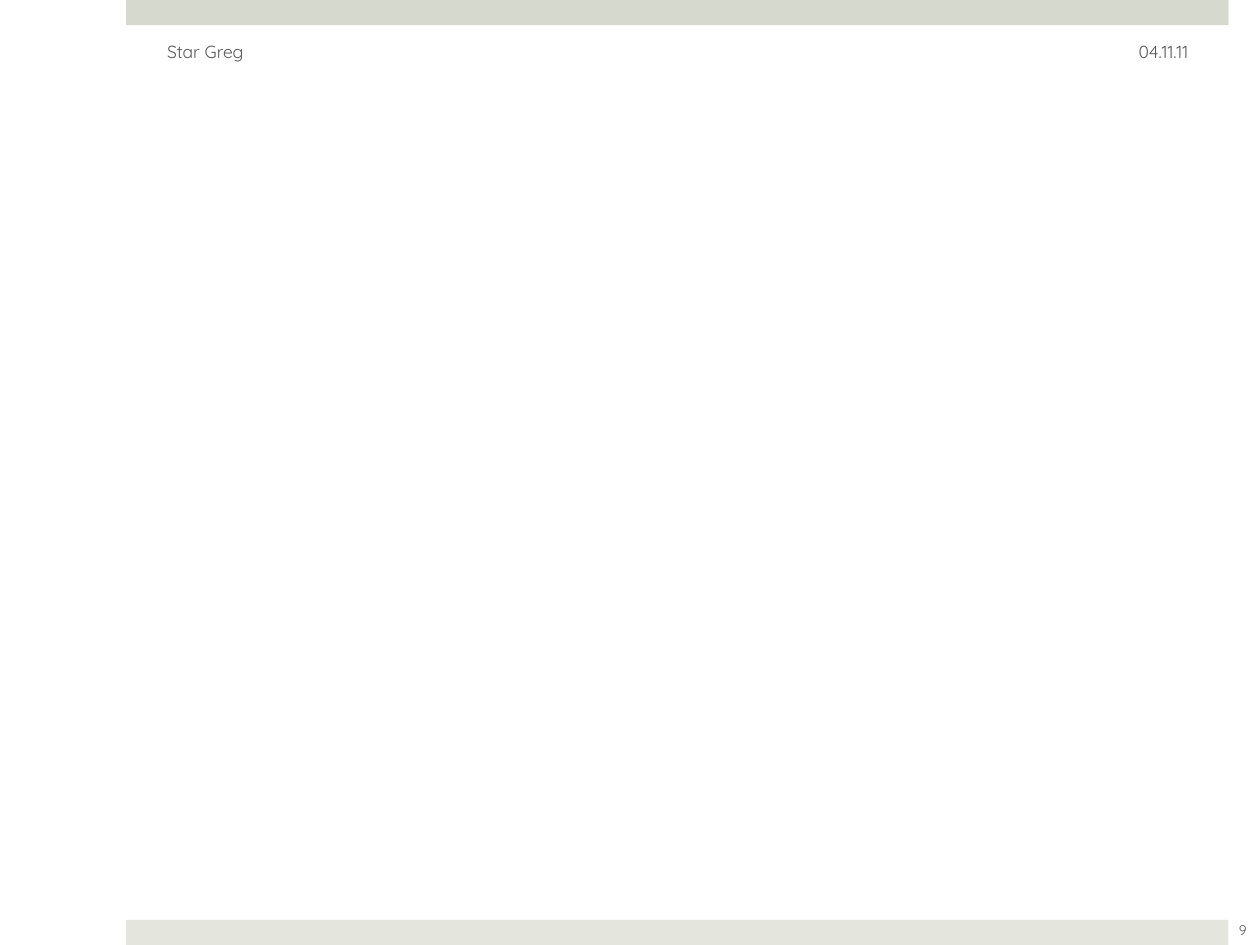
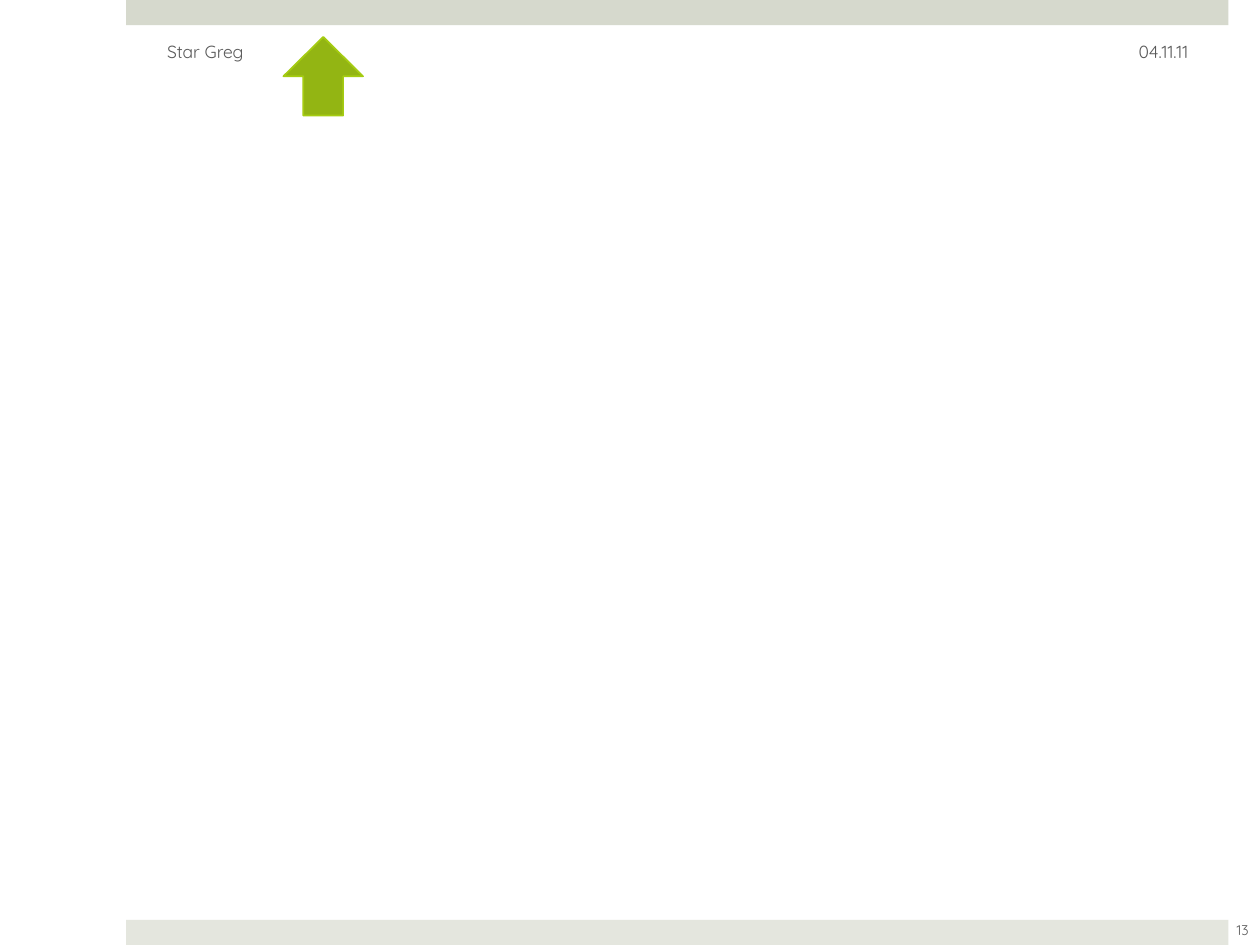
Before and after one commit to ftes/stargreg, a slide deck: slide 13 of 70 Praesentation/20 StarGreg Jan.pptx (slide 9 before the commit). Drawn at 1260x945 pixels with LibreOffice and Linux fonts; fonts in the diff are those of the drawing. Boxes give left, top, right and bottom in pixels: in the first picture for what was removed or moved away, otherwise in the second. Text is boxed around its words. In the diff, an @@ line names an element or a change of style, - is before the commit and + after.

```diff
--- a/70 Praesentation/20 StarGreg Jan.pptx
+++ b/70 Praesentation/20 StarGreg Jan.pptx
@@ up arrow added at [284, 37, 363, 115], fill #93B614, outline #A5CC12 1 pt @@
@@ page number at [1237, 925, 1249, 935]: text changed @@
-9
+13
```
Also in this commit, not shown: 3 other slides changed, 4 slides added.
